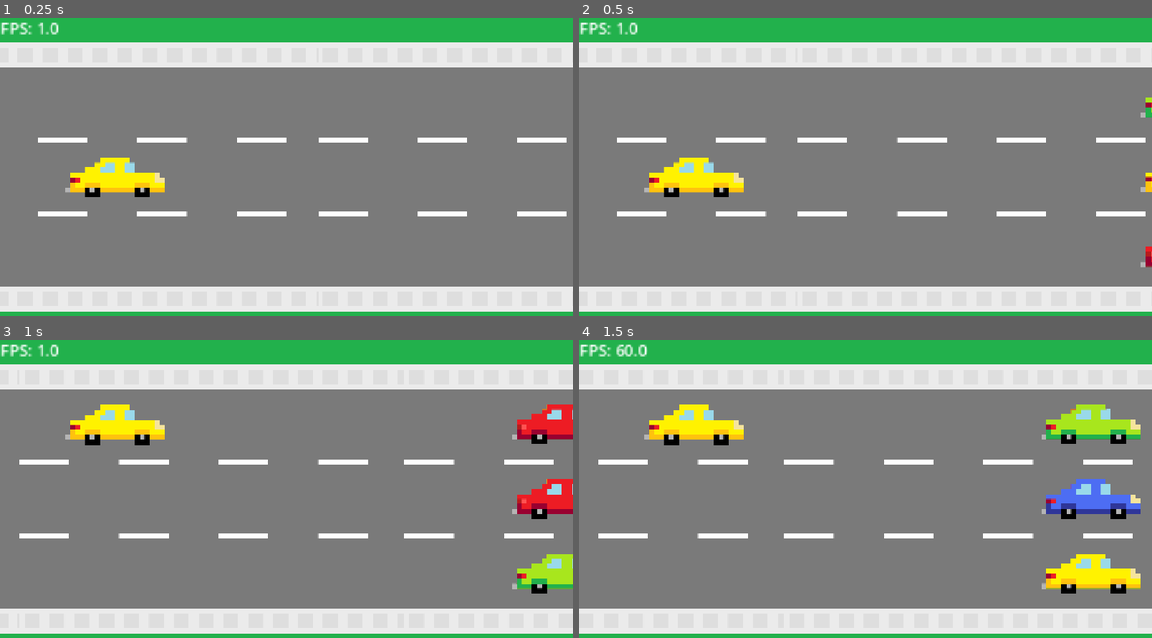
Above: before the commit, frames 1-4 (two rows, left to right).
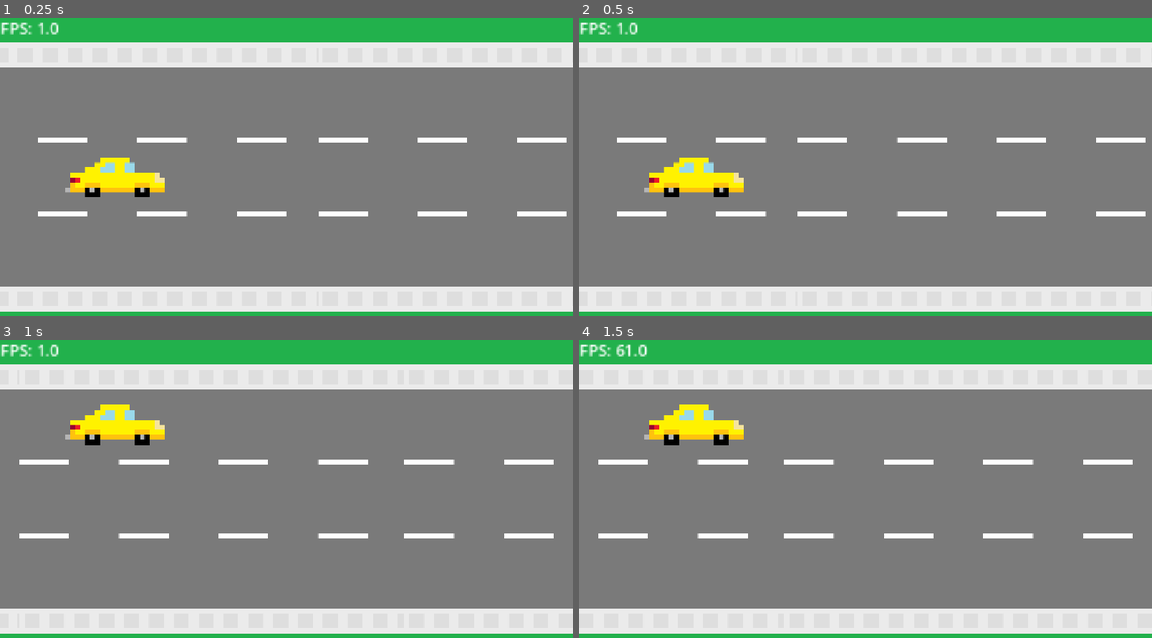
Above: after the commit, the same moments.

Repository: DevEhanTariq/first-game
Game: Godot game, scene res://level.tscn
The game is run twice, just before and just after one commit, with the same random seed, the same clock (stepped at 60 frames per second) and the same inputs.
Inputs:
- Up to frame 1 (0.25 s): no input
- Up to frame 2 (0.5 s): no input
- Up to frame 3 (1 s): hold W (up) from 0.53 s (still down)
- Up to frame 4 (1.5 s): release W (up) at 1.28 s; hold S (down) from 1.28 s (still down)

Frame 1 is identical in both runs. In frame 2, 0.3% of the frame differs, in the area x 98-100%, y 26-84%; in frame 3, 3.0%; in frame 4, 4.7%, in the area x 7-98%, y 1-86%.

Commit message:
Changed the project from "Forward+" to "Compatibility"
- Changed the project from "Forward+" to "Compatibility", to allow for web support

Diff:
--- a/TrafficSpawner.gd
+++ b/TrafficSpawner.gd
@@ -7,15 +7,29 @@
 var cars = []
 var carsAmountPerY = []
 
-func spawn_car(lane, xCord):
-	var sibling = get_parent().get_node("Traffic")
-	var copy = sibling.duplicate()
-	copy.position = Vector2(xCord,lanesY[lane])
-	cars.append(copy)
-	get_parent().add_child(copy)
+func spawn_car(amount, xCord):
+	var PossibleLanes = [0,1,2]
+	var leftLanes = []
+	for i in range(amount):
+		var switchLane = randi_range(0,PossibleLanes.size()-1)
+		var currentLane = PossibleLanes[switchLane]
+		for item in PossibleLanes:
+			if not [currentLane].has(item):
+				leftLanes.append(item)
+		PossibleLanes = leftLanes
 
-func delete_oldest_road():
-	pass
+		var sibling = get_parent().get_node("Traffic")
+		var copy = sibling.duplicate()
+		copy.position = Vector2(xCord,lanesY[currentLane])
+		cars.append(copy)
+		get_parent().add_child(copy)
+	carsAmountPerY.append(amount)
+
+func delete_oldest_cars():
+	if carsAmountPerY.size() > 4:
+		for j in range(carsAmountPerY[0]):
+			cars[0].queue_free()
+		carsAmountPerY.queue_free()
 
 # Called when the node enters the scene tree for the first time.
 func _ready() -> void:
@@ -24,4 +38,5 @@
 
 # Called every frame. 'delta' is the elapsed time since the previous frame.
 func _process(delta: float) -> void:
-	spawn_car(randi_range(0,2), 1500)
+	spawn_car(2, 1500)
+	delete_oldest_cars()
--- a/level.tscn
+++ b/level.tscn
@@ -1,7 +1,6 @@
 [gd_scene format=3 uid="uid://bbjqqjmee6a1o"]
 
 [ext_resource type="Script" uid="uid://b16i4suonajoc" path="res://roadGen.gd" id="1_f2txt"]
-[ext_resource type="Script" uid="uid://b0ra0hotgnjak" path="res://TrafficSpawner.gd" id="1_n6hdu"]
 [ext_resource type="Texture2D" uid="uid://c3ho1c011kbbp" path="res://Assets/Road.png" id="1_u52ul"]
 [ext_resource type="Script" uid="uid://bbyyxppy7obu1" path="res://roadMovment.gd" id="2_0b4ue"]
 [ext_resource type="Texture2D" uid="uid://oy5aje7k8d04" path="res://Assets/Grass.png" id="2_1ainy"]
@@ -12,8 +11,7 @@
 [node name="Level" type="Node2D" unique_id=1753858453]
 script = ExtResource("1_f2txt")
 
-[node name="Node" type="Node" parent="." unique_id=297771206]
-script = ExtResource("1_n6hdu")
+[node name="Traffic Script" type="Node" parent="." unique_id=297771206]
 
 [node name="Grass" type="Sprite2D" parent="." unique_id=1991605969]
 position = Vector2(-5, -4.0000076)
--- a/project.godot
+++ b/project.godot
@@ -46,3 +46,5 @@
 [rendering]
 
 rendering_device/driver.windows="d3d12"
+renderer/rendering_method="gl_compatibility"
+renderer/rendering_method.mobile="gl_compatibility"
